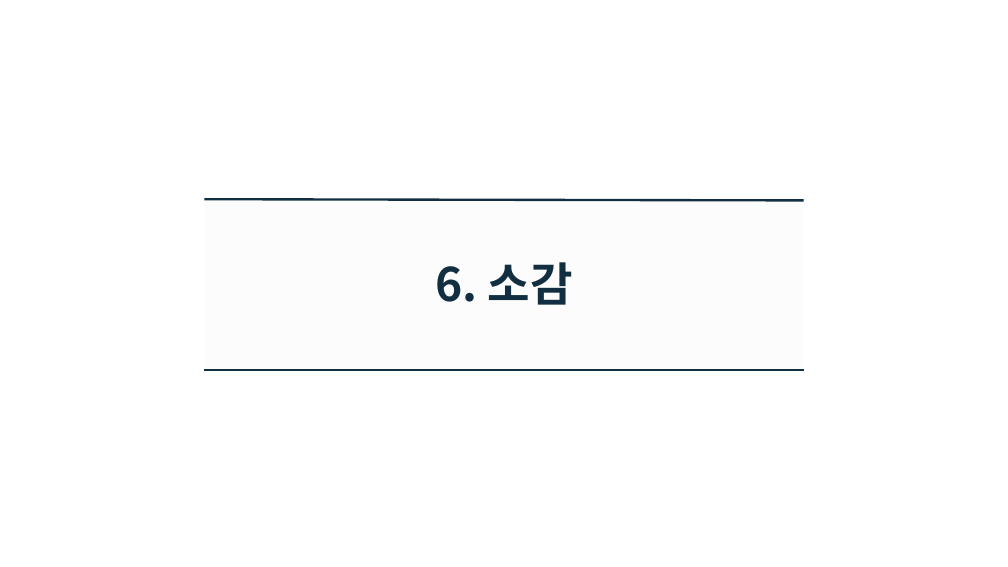
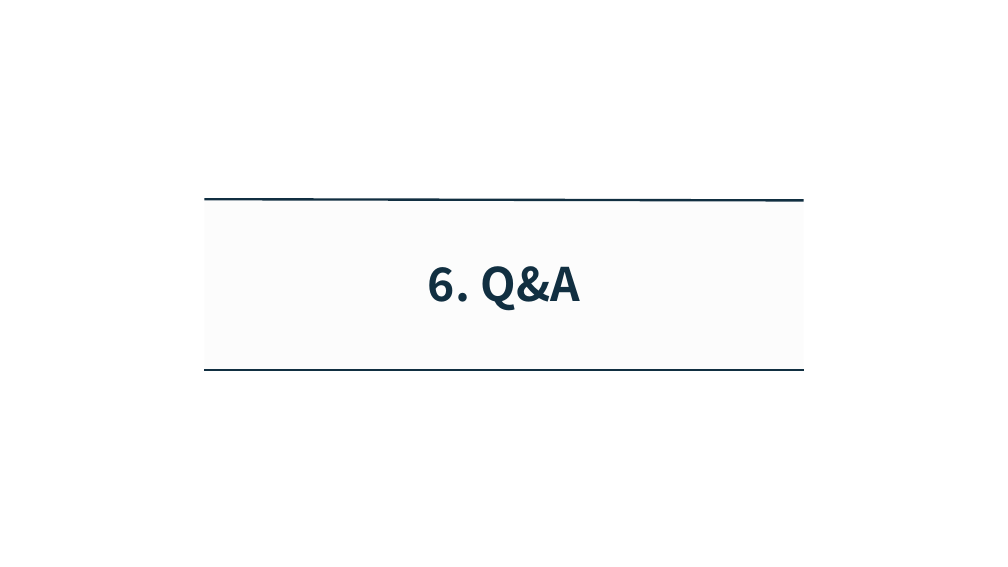
Before and after one commit to GyuhoLee/MPP, a slide deck: slide 22 of doc/모바일프로그래밍 발표.pptx (slide 19 before the commit). Drawn at 1008x567 pixels with LibreOffice and Linux fonts; fonts in the diff are those of the drawing; background and template pictures are left out. Boxes give left, top, right and bottom in pixels: in the first picture for what was removed or moved away, otherwise in the second. Text is boxed around its words. In the diff, an @@ line names an element or a change of style, - is before the commit and + after.

```diff
--- a/doc/모바일프로그래밍 발표.pptx
+++ b/doc/모바일프로그래밍 발표.pptx
@@ text at (x1=428, y1=266, x2=580, y2=311): text changed @@
-6. 소감
+6. Q&A
```
Also in this commit, not shown: 2 other slides changed, 9 slides added, 7 slides removed.
